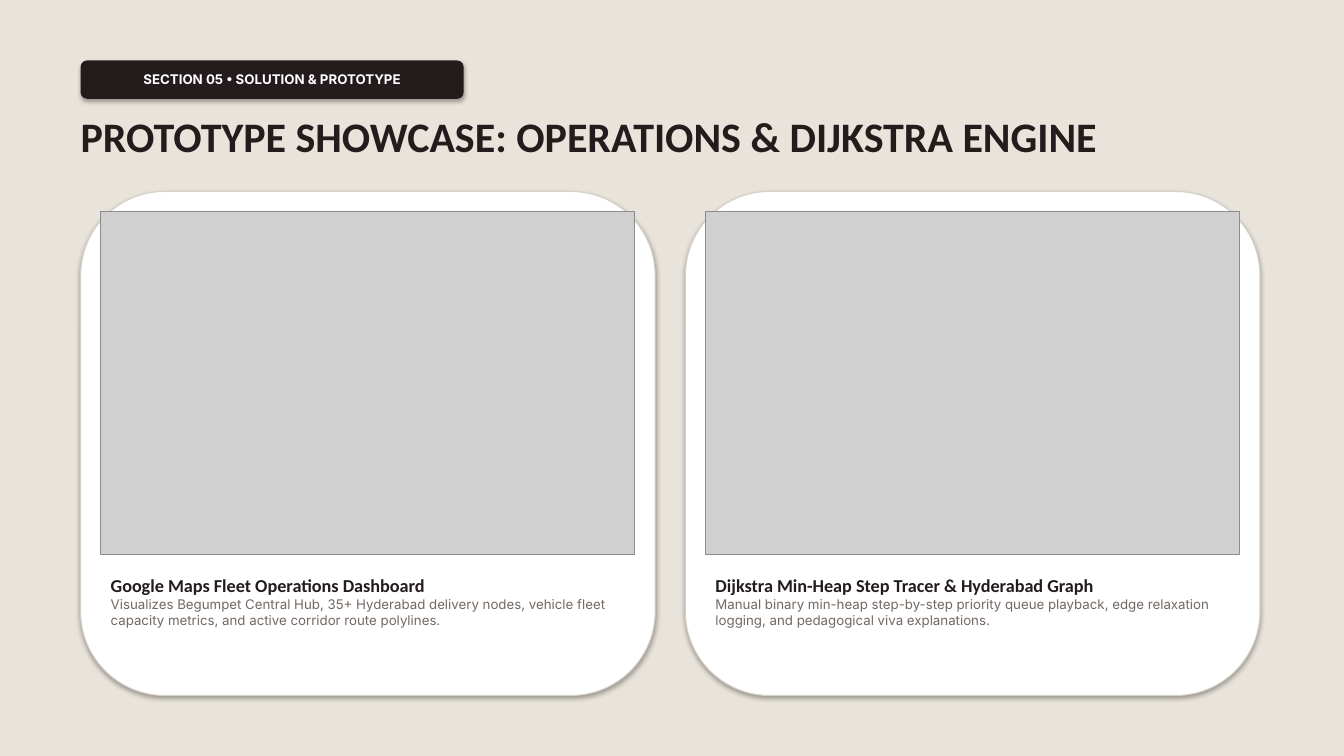
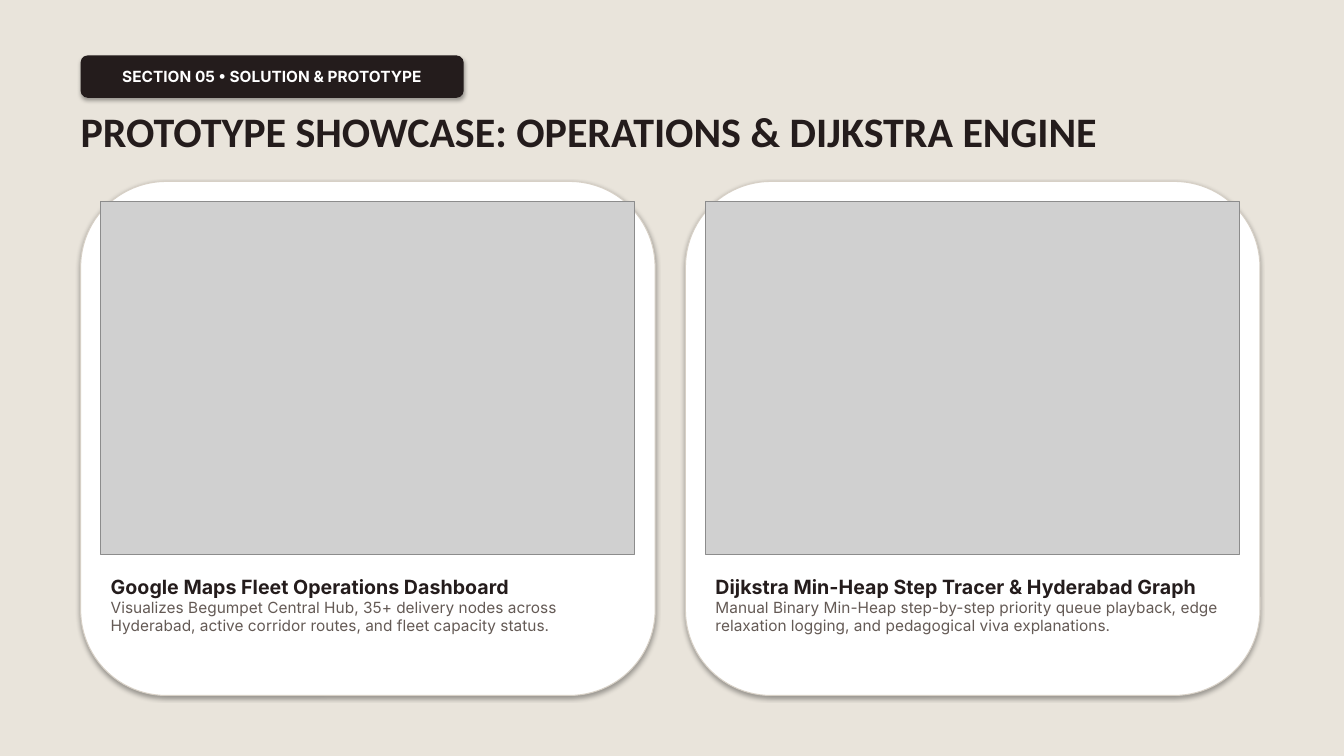
Before and after one commit to Himanshu-Git-101/DAA_PBL, a slide deck: slide 12 of SmartRoute_Presentation.pptx. Drawn at 1344x756 pixels with LibreOffice and Linux fonts; fonts in the diff are those of the drawing; grey boxes stand for pictures. Boxes give left, top, right and bottom in pixels: in the first picture for what was removed or moved away, otherwise in the second. Text is boxed around its words. In the diff, an @@ line names an element or a change of style, - is before the commit and + after.

Commit message:
feat: replace blank gradients with rich educational diagrams and prototype visuals, enlarge typography and enhance conciseness

```diff
--- a/SmartRoute_Presentation.pptx
+++ b/SmartRoute_Presentation.pptx
@@ rounded rectangle "SECTION 05 • SOLUTION & ...": place and size @@
-rounded rectangle "SECTION 05 • SOLUTION & ..." at bbox=[81, 60, 464, 99]
+rounded rectangle "SECTION 05 • SOLUTION & ..." at bbox=[81, 55, 464, 98]
@@ rounded rectangle "SECTION 05 • SOLUTION & ..." at bbox=[81, 55, 464, 98]: size 9.5 to 11 pt @@
@@ text "PROTOTYPE SHOWCASE: OPERATIONS & DIJKSTRA ...": place and size @@
-text "PROTOTYPE SHOWCASE: OPERATIONS & DIJKSTRA ..." at bbox=[81, 124, 1097, 153]
+text "PROTOTYPE SHOWCASE: OPERATIONS & DIJKSTRA ..." at bbox=[81, 119, 1097, 148]
@@ rounded rectangle: place and size @@
-rounded rectangle at bbox=[81, 192, 655, 696]
+rounded rectangle at bbox=[81, 181, 655, 696]
@@ picture: place and size @@
-picture at bbox=[101, 212, 635, 555]
+picture at bbox=[101, 202, 635, 555]
@@ rounded rectangle: place and size @@
-rounded rectangle at bbox=[686, 192, 1260, 696]
+rounded rectangle at bbox=[686, 181, 1260, 696]
@@ picture: place and size @@
-picture at bbox=[706, 212, 1240, 555]
+picture at bbox=[706, 202, 1240, 555]
@@ text at bbox=[111, 579, 509, 599]: size 13 to 14 pt, font Calibri to Inter in "Google Maps Fleet Operations Dashboard" @@
@@ text at bbox=[715, 579, 1195, 598]: size 13 to 14 pt, font Calibri to Inter in "Dijkstra Min-Heap Step Tracer & Hyderabad Graph" @@
@@ text at bbox=[111, 601, 557, 634]: text changed; size 9.5 to 11 pt; text colour #736964 to #645A55 @@
-Visualizes Begumpet Central Hub, 35+ Hyderabad delivery nodes, vehicle fleet capacity metrics, and active corridor route polylines.
+Visualizes Begumpet Central Hub, 35+ delivery nodes across Hyderabad, active corridor routes, and fleet capacity status.
@@ text at bbox=[715, 601, 1218, 635]: text changed; size 9.5 to 11 pt; text colour #736964 to #645A55 @@
-Manual binary min-heap step-by-step priority queue playback, edge relaxation logging, and pedagogical viva explanations.
+Manual Binary Min-Heap step-by-step priority queue playback, edge relaxation logging, and pedagogical viva explanations.
```
Also in this commit, not shown: 12 other slides changed, 4 slides added, 4 slides removed, 16 other files.
